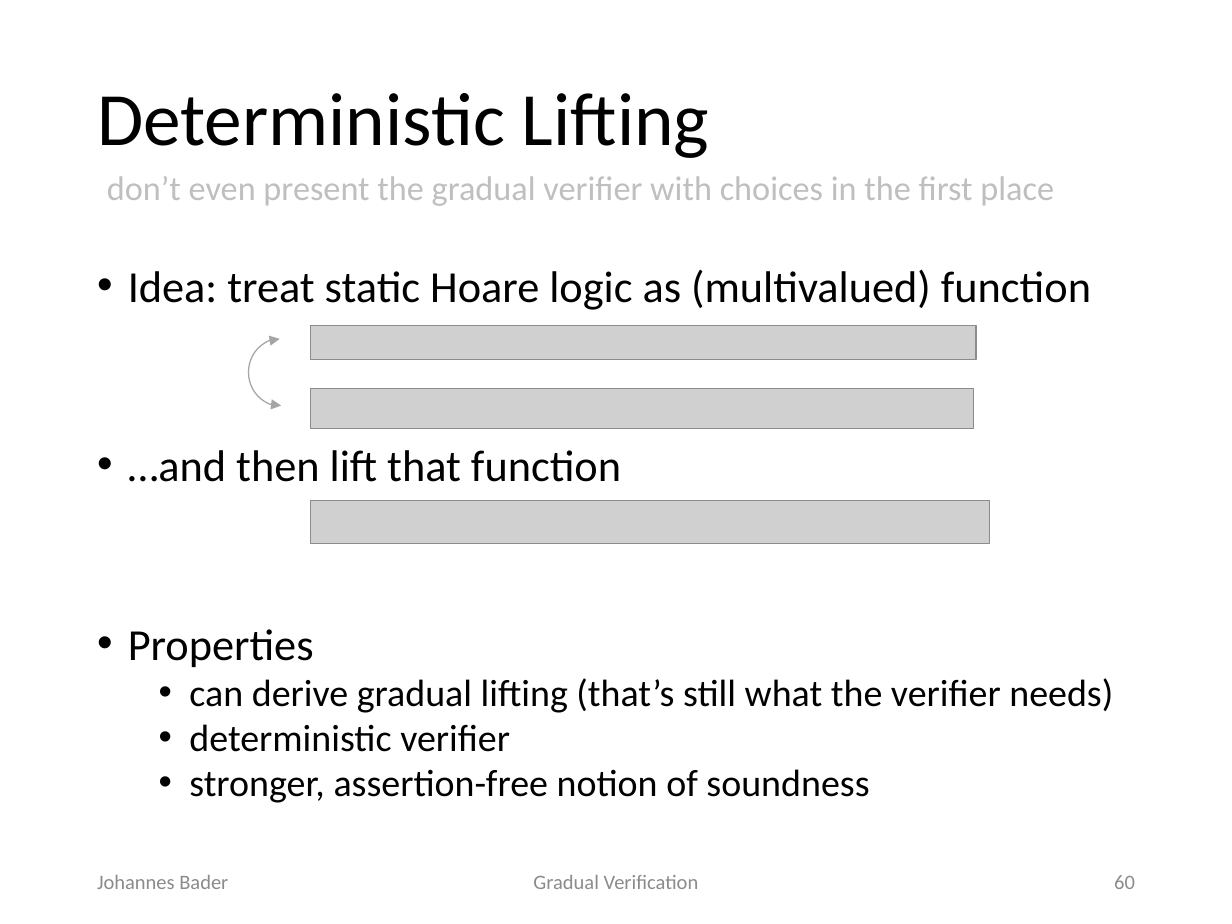
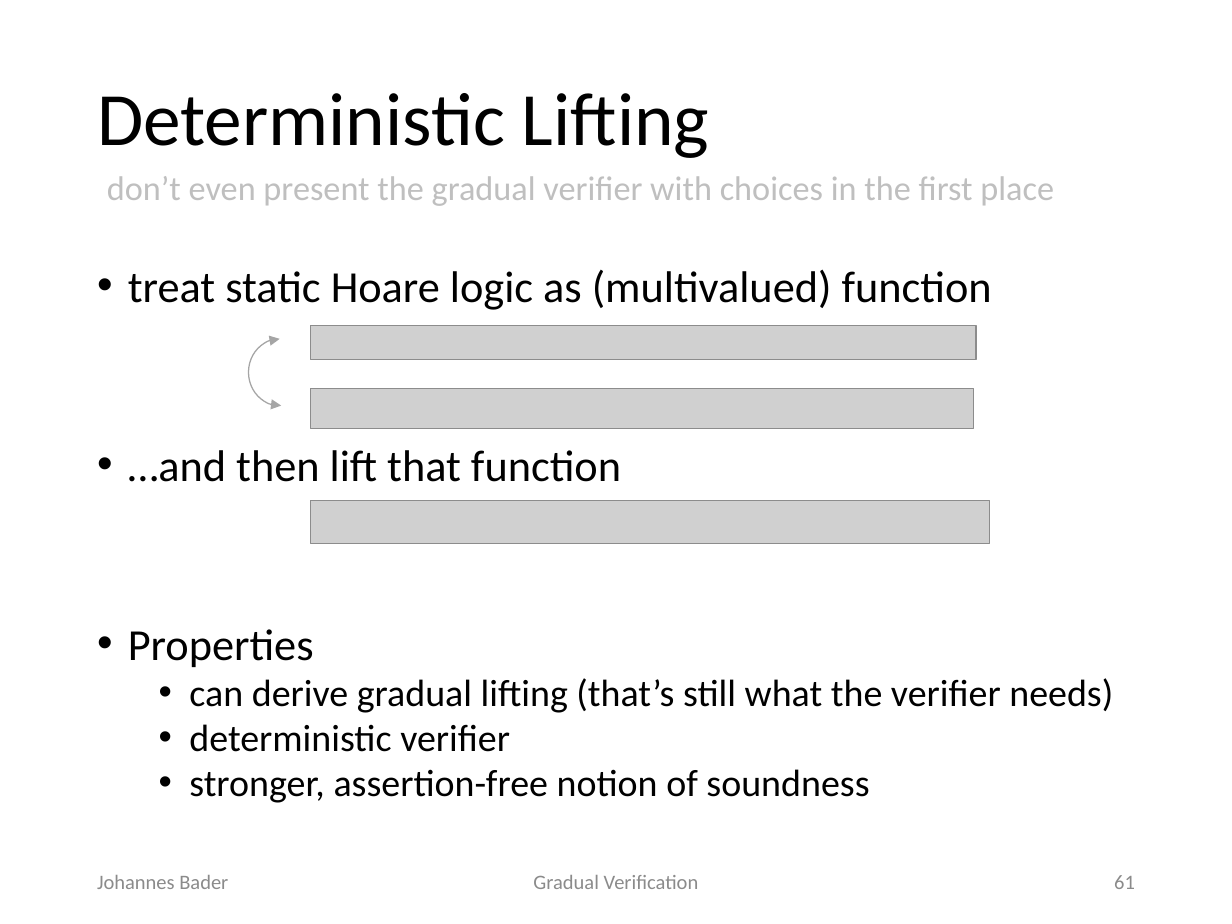
Before and after one commit to olydis/GradVerThesis, a slide deck: slide 61 of presentation/PLunch.pptx (slide 60 before the commit). Drawn at 1232x924 pixels with LibreOffice and Linux fonts; fonts in the diff are those of the drawing; grey boxes stand for pictures. Boxes give left, top, right and bottom in pixels: in the first picture for what was removed or moved away, otherwise in the second. Text is boxed around its words. In the diff, an @@ line names an element or a change of style, - is before the commit and + after.

```diff
--- a/presentation/PLunch.pptx
+++ b/presentation/PLunch.pptx
@@ text at [128, 269, 992, 310]: text changed @@
-• Idea: treat static Hoare logic as (multivalued) function
+• treat static Hoare logic as (multivalued) function
@@ page number at [1114, 875, 1135, 889]: text changed @@
-60
+61
```
Also in this commit, not shown: 9 other slides changed, 2 slides added, 1 slide removed.
